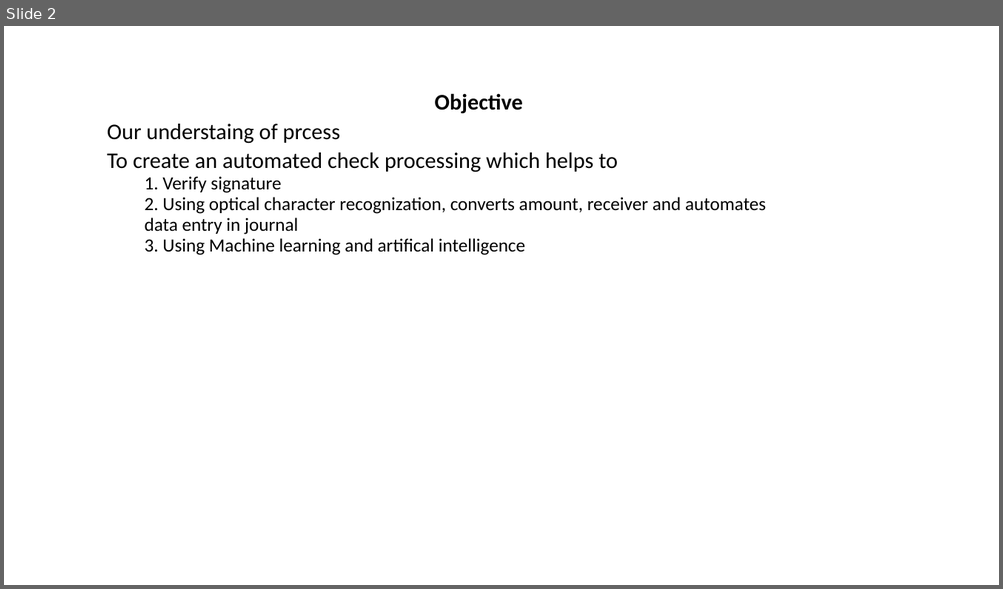
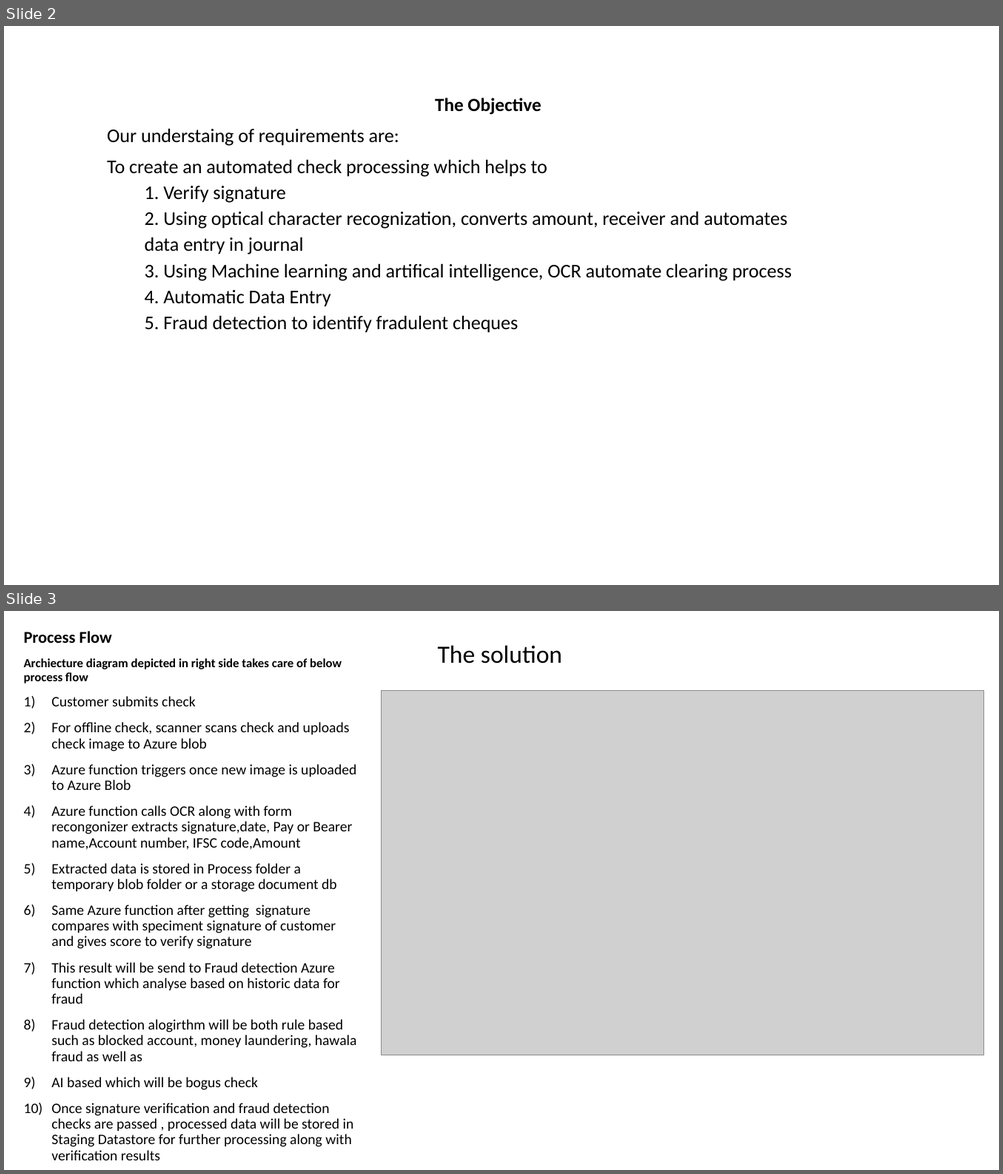
Before and after one commit to siva-tcs/TG-Auto-check, a slide deck: Automated check Processing.pptx. Shown one above the other, each under a label of ours: slide 2 before the commit, slides 2 and 3 after it. The pictures are 1003x589 and 1003x1174 pixels, drawn with LibreOffice and Linux fonts; fonts in the diff are those of the drawing; grey boxes stand for pictures. Boxes give left, top, right and bottom in pixels: in the first picture for what was removed or moved away, otherwise in the second. Text is boxed around its words. In the diff, an @@ line names an element or a change of style, - is before the commit and + after.

```diff
--- a/Automated check Processing.pptx
+++ b/Automated check Processing.pptx
@@ slide 3 added at box(4, 611, 999, 1170), background #FFFFFF @@
@@ text added at box(24, 631, 357, 1161), 14 pt, text #000000 @@
+Process Flow
+Archiecture diagram depicted in right side takes care of below process flow
+1) Customer submits check
+2) For offline check, scanner scans check and uploads check image to Azure blob
+3) Azure function triggers once new image is uploaded to Azure Blob
+4) Azure function calls OCR along with form recongonizer extracts signature,date, Pay or Bearer name,Account number, IFSC code,Amount
+5) Extracted data is stored in Process folder a temporary blob folder or a storage document db
+6) Same Azure function after getting signature compares with speciment signature of customer and gives score to verify signature
+7) This result will be send to Fraud detection Azure function which analyse based on historic data for fraud
+8) Fraud detection alogirthm will be both rule based such as blocked account, money laundering, hawala fraud as well as
+9) AI based which will be bogus check
+10) Once signature verification and fraud detection checks are passed , processed data will be stored in Staging Datastore for further processing along with verification results
@@ subtitle added at box(438, 645, 562, 664), 24 pt, text #000000 @@
+The solution
@@ picture added at box(381, 690, 984, 1055) @@
@@ slide 2 changed as well @@
@@ subtitle at box(107, 98, 540, 146): text changed; size 21.6 to 18.7 pt @@
-Objective
-Our understaing of prcess
+The Objective
+Our understaing of requirements are:
@@ subtitle at box(107, 159, 787, 255): size 21.6 to 18.7 pt in "To create an automated check processing which ..."; size 18 to 18.7 pt in "1. Verify signature", "2. Using optical character recognization, converts amount, ...", "data entry in journal"; line spacing 0.7 to 0.9 @@
@@ subtitle at box(145, 264, 792, 333): text changed; size 18 to 18.7 pt @@
-  3. Using Machine learning and artifical intelligence
+  3. Using Machine learning and artifical intelligence, OCR automate clearing process
+  4. Automatic Data Entry
+  5. Fraud detection to identify fradulent cheques
```
Also in this commit, not shown: 1 other slide changed, 1 slide removed, 2 other files.
